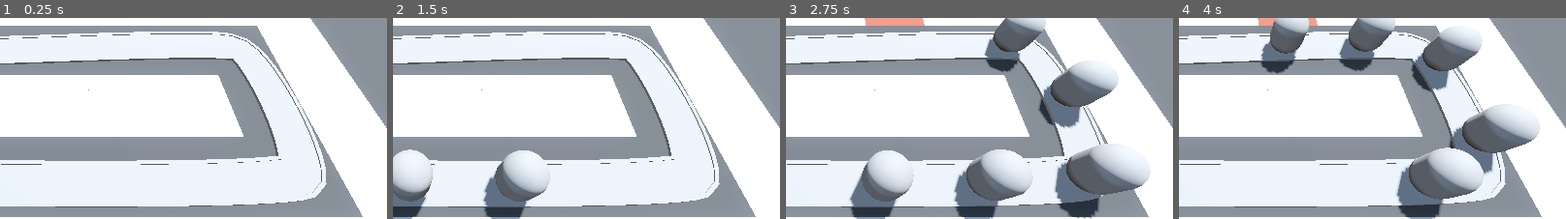
Above: before the commit, frames 1-4 (left to right).
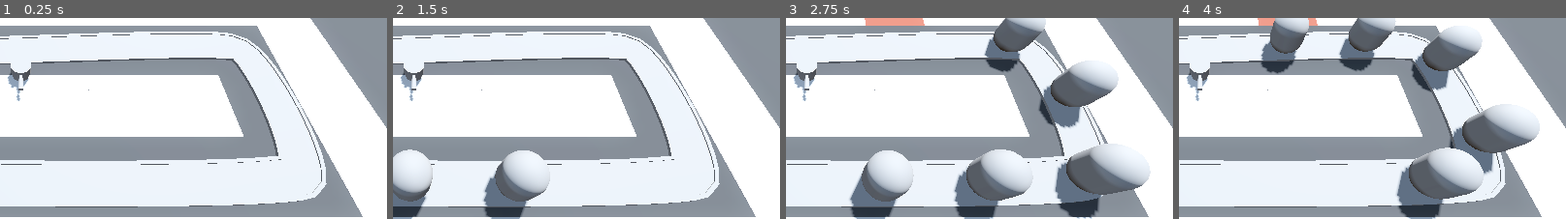
Above: after the commit, the same moments.

Repository: vibrunazo/godot-barbarian
Game: Godot game, scene res://levels/base_level.tscn
The game is run twice, just before and just after one commit, with the same random seed, the same clock (stepped at 60 frames per second) and the same inputs.
Inputs (mouse positions are % of the whole screen's width and height, from its top left):
- Up to frame 1 (0.25 s): no input
- Up to frame 2 (1.5 s): tap Enter at 0.5 s; move the mouse to (72, 41) at 0.52 s; press the mouse at (72, 41) at 0.53 s; move the mouse to (30, 52) at 1.27 s; release the mouse at (30, 52) at 1.28 s; tap S (toggle_speed) at 1.35 s
- Up to frame 3 (2.75 s): move the mouse to (60, 22) at 2.02 s; press the mouse at (60, 22) at 2.03 s
- Up to frame 4 (4 s): move the mouse to (45, 68) at 2.77 s; release the mouse at (45, 68) at 2.78 s; tap S (toggle_speed) at 2.85 s; move the mouse to (80, 62) at 3.52 s; press the mouse at (80, 62) at 3.53 s
The pictures show only the part of the screen within x 47-97%, y 28-78%; the shares and areas given below are measured in that part.

The runs differ from the first frame. In frame 1, 0.6% of the frame differs, in the area x 2-9%, y 22-42%; in frame 2, 0.6%; in frame 3, 0.6%; in frame 4, 0.6%.

Commit message:
45. Building Towers

Diff:
--- a/levels/base_level.tscn
+++ b/levels/base_level.tscn
@@ -1,9 +1,11 @@
-[gd_scene load_steps=10 format=3 uid="uid://cexwic4uo35q7"]
+[gd_scene load_steps=12 format=3 uid="uid://cexwic4uo35q7"]
 
 [ext_resource type="PackedScene" uid="uid://cyrr8ihsr5fpx" path="res://camera/ray_picker_camera.tscn" id="1_ehljf"]
 [ext_resource type="MeshLibrary" uid="uid://bj5ngcwdgqcd7" path="res://mesh_libraries/space_library.tres" id="1_mb34m"]
 [ext_resource type="PackedScene" uid="uid://bqdsrk0kvk4ah" path="res://enemy/enemy.tscn" id="2_4m0mp"]
 [ext_resource type="PackedScene" uid="uid://kug8lkxaigw" path="res://base/base.tscn" id="3_ndtw4"]
+[ext_resource type="Script" path="res://turret/turret_manager.gd" id="5_dijc4"]
+[ext_resource type="PackedScene" uid="uid://dca1j4a74265h" path="res://turret/turret.tscn" id="6_do3xi"]
 
 [sub_resource type="ProceduralSkyMaterial" id="ProceduralSkyMaterial_iyh3t"]
 sky_horizon_color = Color(0.64625, 0.65575, 0.67075, 1)
@@ -115,3 +117,7 @@
 
 [node name="Base" parent="." instance=ExtResource("3_ndtw4")]
 transform = Transform3D(1, 0, 0, 0, 1, 0, 0, 0, 1, -10, 0, -6)
+
+[node name="TurretManager" type="Node3D" parent="."]
+script = ExtResource("5_dijc4")
+turret_scene = ExtResource("6_do3xi")
--- /dev/null
+++ b/turret/turret.tscn
@@ -0,0 +1,28 @@
+[gd_scene load_steps=4 format=3 uid="uid://dca1j4a74265h"]
+
+[sub_resource type="CylinderMesh" id="CylinderMesh_f3tg3"]
+height = 1.0
+
+[sub_resource type="CylinderMesh" id="CylinderMesh_c2pok"]
+top_radius = 0.6
+bottom_radius = 0.6
+height = 0.6
+
+[sub_resource type="CylinderMesh" id="CylinderMesh_w5cyf"]
+top_radius = 0.15
+bottom_radius = 0.1
+height = 1.0
+
+[node name="Turret" type="Node3D"]
+
+[node name="TurretBase" type="MeshInstance3D" parent="."]
+transform = Transform3D(1, 0, 0, 0, 1, 0, 0, 0, 1, 0, 0.5, 0)
+mesh = SubResource("CylinderMesh_f3tg3")
+
+[node name="TurretTop" type="MeshInstance3D" parent="TurretBase"]
+transform = Transform3D(1, 0, 0, 0, 1, 0, 0, 0, 1, 0, 0.3, 0)
+mesh = SubResource("CylinderMesh_c2pok")
+
+[node name="Barrel" type="MeshInstance3D" parent="TurretBase/TurretTop"]
+transform = Transform3D(1, 0, 0, 0, -4.37114e-08, -1, 0, 1, -4.37114e-08, 0, 0, 1)
+mesh = SubResource("CylinderMesh_w5cyf")
--- /dev/null
+++ b/turret/turret_manager.gd
@@ -0,0 +1,8 @@
+extends Node3D
+
+@export var turret_scene: PackedScene
+
+# Called when the node enters the scene tree for the first time.
+func _ready() -> void:
+	var turret = turret_scene.instantiate()
+	add_child(turret)
